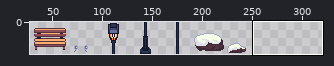
Two states of a sprite sheet, assets/objects/32bit_objects.png. Above, an overview of the earlier version with the close-up marked.
Close-up. Before:
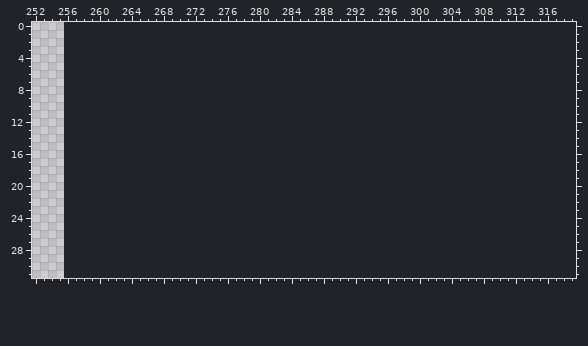
The file is 256x32 pixels. Shown: x 252..319, y 0..31. The old version is drawn lined up with the new one, on the new canvas. The wide view leaves out empty margins.
The result:
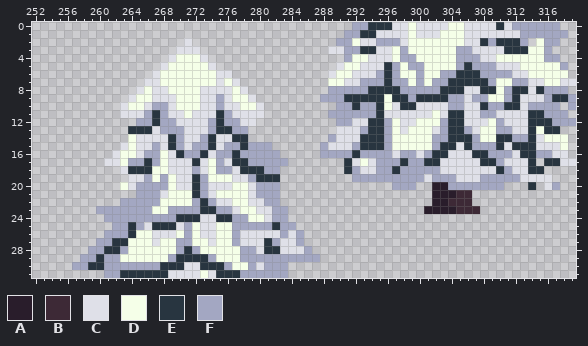
Palette (. is transparent): A #291d2b  B #3d2936  C #dfe0e8  D #f5ffe8  E #283540  F #a3a7c2
Difference:
canvas 256x32 -> 320x32
Changed rows in their new state; - is an unchanged pixel.
first column x 257:
 0 -----------------------------------FFEEECCDCCCCDDCCCCECFFFFFF--
 1 ----------------------------------FFEECCCCDCCCDDDCCCCCCCFFFFFF-
 2 --------------C------------------FFDCCFFFCDDDDDDDCCEFEEEF-DFF--
 3 -------------CCC----------------CCFFEECCDFDDDDDDFFCCCCEEEDDF---
 4 ------------CDDDC-----------------FDDCCCDFFDDDDDFFFCCDDDDDDFF--
 5 -----------CDDDDDC---------------CDDCCCEFDFFDDDDFEFFFCCCDDDDDF-
 6 ----------CDDDDDDDCC------------CDDCCCFEFDDFDDFFEEEFFFFCCDDDDD-
 7 ---------CCDDDDDDDCDC-----------DDCCFFFEFFDFDFFEEEEEFDDFFCCDDCC
 8 --------CDCCDDDDCCCCDC----------FFFFFEEEEFFFFFEEECCEEDFEECEFFF-
 9 -------CDDCCCDDDCCFCDDC--------FFFEEEEEDEEFEEEEFFCFFDDFECCCFEEF
10 ------CDDCFFCDDDCCFCCDDC---------FFEFFEDCEECCCCFFCCEFFEECFFFF-F
11 ------CCCFEFCCDCCCEFCCCC--------FFFFFFECCCCCCDCEECCFFCCCCEEFFF-
12 --------FFEFFCCCCFEFFCC----------FFCCEEFDCCDDDFEECCCDFCCCEEEFFF
13 -------EEECFFFCCCFEEFF-----------CCCFEEFDCDDDCFEEFCDDFFCCEDEE--
14 -------DCCCCEFCCFECCEE----------FCCCEEEFDDDDDFFEEEFDDEEFFECDDD-
15 ------CDCCFCEFCFFECFFEFFF------FCCCFEEEFDDDDDFEECEFFFECEEECCCD-
16 -----CDDCFFDCEFFECFFEFFFFF-----FFFFEFFFFCFFCFEECCCEEFFFCEEFFCC-
17 ----CCDFFEFDCCCECDFCEEFFFFF-------ECDCFFFEFFEECCCCCEEFCCCE-EECC
18 ------CEEEDDCCCFCDFFCEEEFF--------EFCCFFEFFFFFCCCCCCCEFCCEE----
19 -------CCFDFDCCEFDDDCCFEEE---------FFFFFFFFFCFFFCCCFFFFFCCCC---
20 ------DCFFFFDCCEFCCCDDCFFF--------------FFF--AAFFFFFFF---E-CF--
21 --------FFFCDDDEFCDDDDCFFF-------------------AAABB-------------
22 ------FFFFFDDDDFEFCCDDCCFF-------------------AABBB-------------
23 ---FFFFFFFDDFFFFEEFFCDDCCFF-----------------AAAABBB------------
24 ----FFFFFFFFFEEECCEEFFDDCFF------------------------------------
25 -----FFEFCEEECFDCCDDFFFFFEFF-----------------------------------
26 ----FFFEDDCCCDFDCCDDFCCCCCFCF----------------------------------
27 ---FFEEDDDCDDFFDDCDDFCCCEFCCF----------------------------------
28 --FFEEFDDDDDDFEFDDDDDFFCEECCCF---------------------------------
29 -FFEFFDDDDDDFEEEEFDDDFFFFFFFFFF--------------------------------
30 FFEEFFFFFFFEEECCEEEFDDFCFFF------------------------------------
31 ----FFEEEEEECCCCDCEEEFFFFFF------------------------------------
